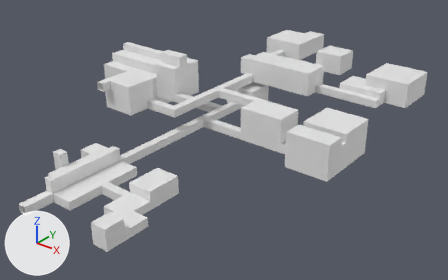
The Blender file Blender Team/Garrett's work/FaccillityMap.blend, before and after one commit.
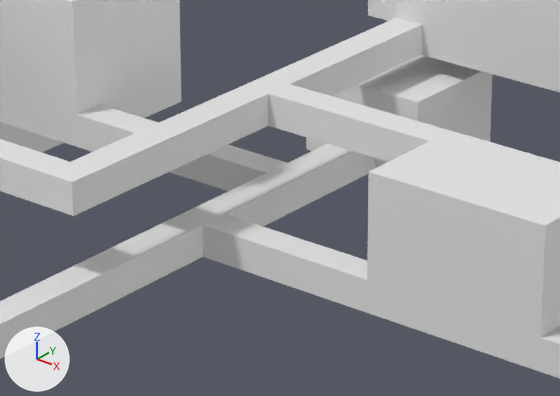
Each version is shown whole from a camera (50 mm lens) standing at (84.6, -117.6, 64.2) and looking at (-4.0, -6.9, -4.4), then close up on the part from 35% to 63% of the width and 25% to 56% of the height. The axes (+X, +Y, +Z) are drawn at lower left. The lights are the same throughout.
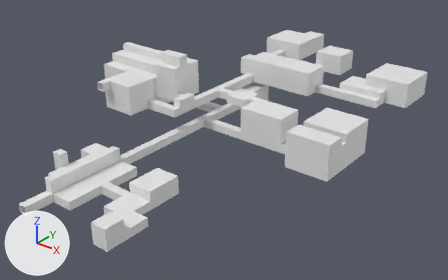
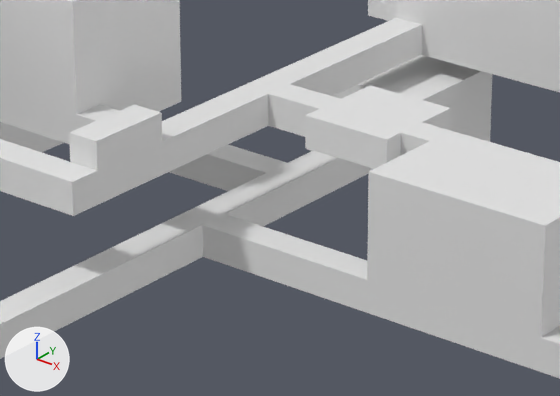
What differs and where, as boxes (x1, y1, x2, y2) in the close-ups (560 x 396 px):
part 1 of me_cube_004, built on
    before: (71, 109, 401, 171)
    after: (69, 85, 451, 171)

The change in detail:
me_cube_004 is used by ob_cube; location (0.0, 0.0, 4.69).
me_cube_004 had 616 vertices, 614 faces and spanned x -48.7..30.4, y -60.8..51.9, z -7.5..10.5.
me_cube_004 now has 628 vertices, 624 faces and spans x -48.7..30.4, y -60.8..51.9, z -7.5..10.5.
Part 1, on me_cube_004:
3 faces are deleted.
12 vertices are added at x -12.6..-1.0, y -15.7..3.8, z -1.0..2.7.
15 new faces join them.
